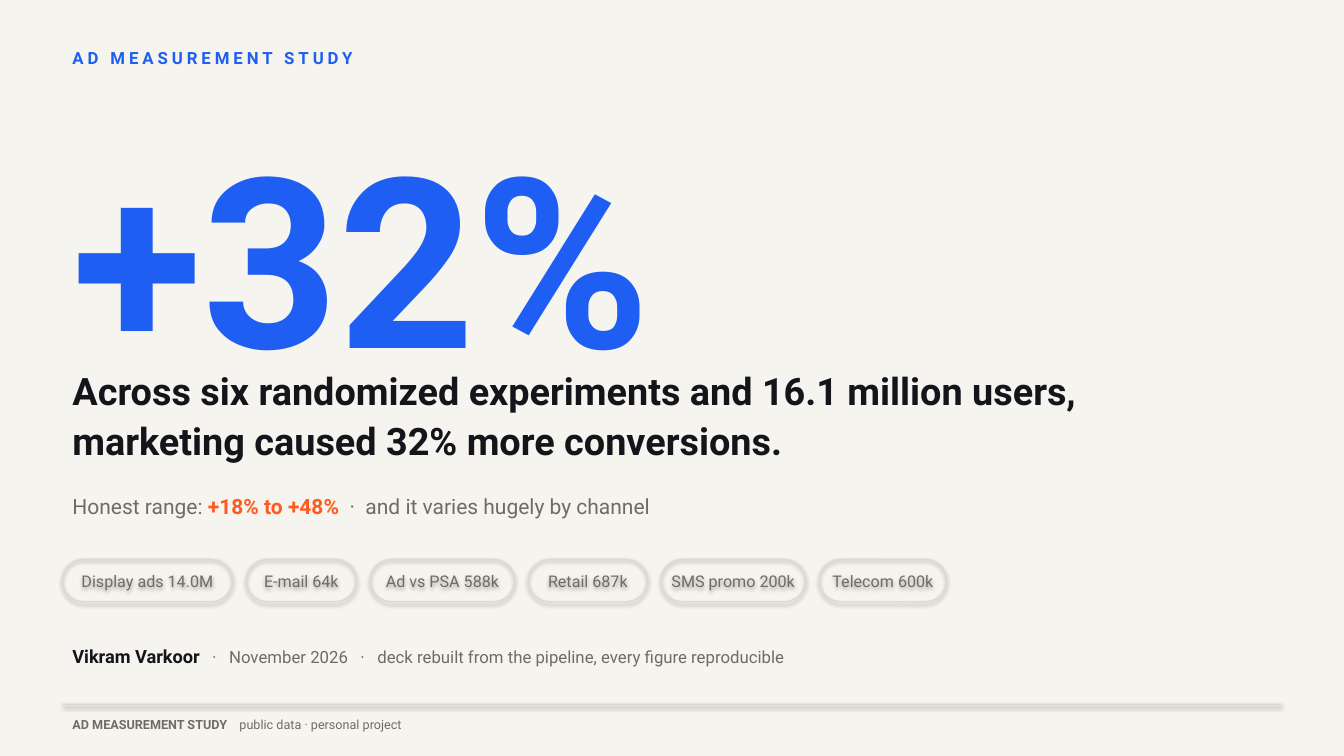
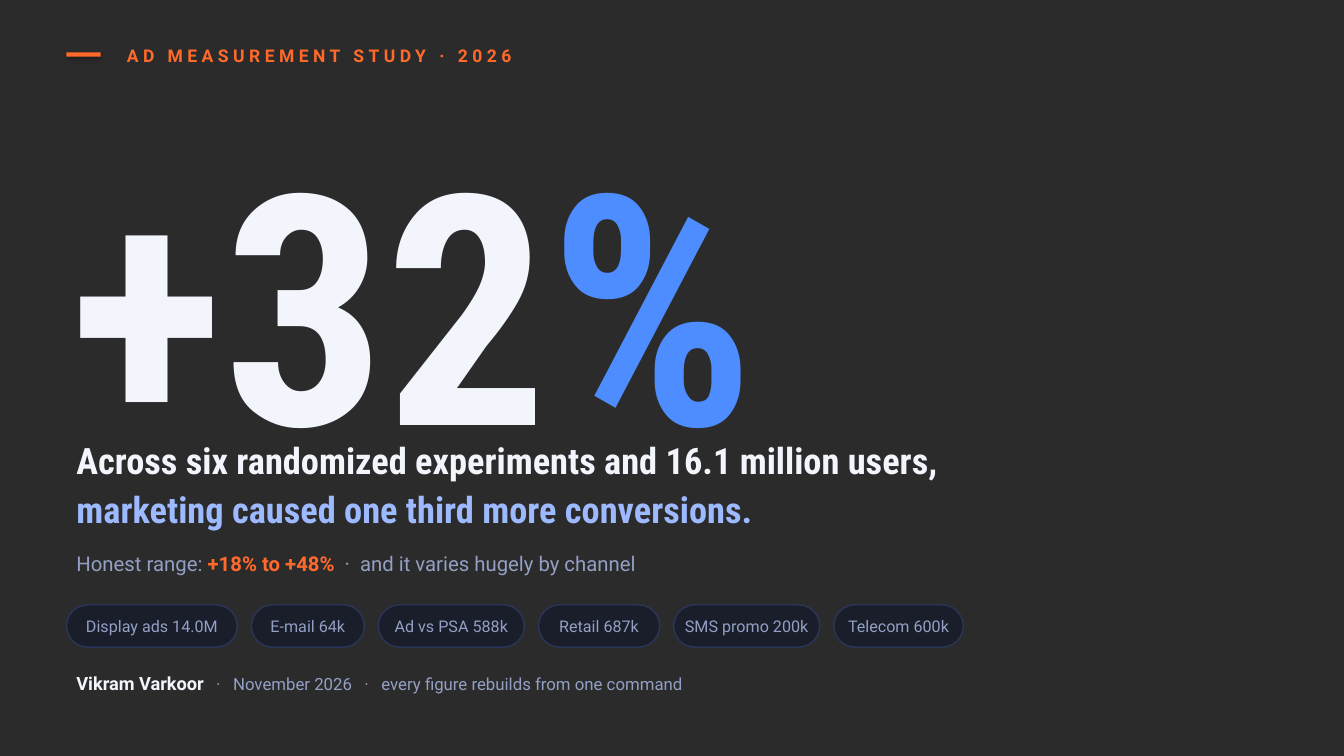
Before and after one commit to VikramVarkoor/Ad-Measurement-Study, a slide deck: slide 1 of deck/ad_measurement_deck.pptx. Drawn at 1344x756 pixels with LibreOffice and Linux fonts; fonts in the diff are those of the drawing; background and template pictures are left out; a plain dark background stands for a picture behind light text. Boxes give left, top, right and bottom in pixels: in the first picture for what was removed or moved away, otherwise in the second. Text is boxed around its words. In the diff, an @@ line names an element or a change of style, - is before the commit and + after.

```diff
--- a/deck/ad_measurement_deck.pptx
+++ b/deck/ad_measurement_deck.pptx
@@ background #F6F4EF to picture (left out) @@
@@ rectangle added at [67,52,101,56], fill #FF6A2B @@
@@ text at [127,49,512,62]: text changed; size 12 to 12.5 pt; text colour #1E5EF3 to #FF6A2B @@
-AD MEASUREMENT STUDY
+AD MEASUREMENT STUDY · 2026
@@ text "+32%": place and size @@
-text "+32%" at [72,176,650,403]
+text "+32%" at [70,192,754,499]
@@ text "+32%" at [70,192,754,499]: size 170 to 230 pt, font Roboto to Roboto Condensed; text colour #1E5EF3 to #F2F5FC, text colour #1E5EF3 to #4D8DFF in "+32%" @@
@@ text "Across six randomized experiments and ...": place and size @@
-text "Across six randomized experiments and ..." at [72,376,1076,463]
+text "Across six randomized experiments and ..." at [76,446,937,531]
@@ text at [76,446,937,482]: size 27 to 26 pt, font Roboto to Roboto Condensed, text colour #14141A to #F2F5FC in "Across six randomized experiments and 16.1 million ..."; line spacing 1.1 to 1.12 @@
@@ text at [76,495,752,531]: text changed; size 27 to 26 pt; font Roboto to Roboto Condensed; text colour #14141A to #9DB9FF @@
-marketing caused 32% more conversions.
+marketing caused one third more conversions.
@@ text "Honest range: +18% to +48% ...": place and size @@
-text "Honest range: +18% to +48% ..." at [72,498,649,519]
+text "Honest range: +18% to +48% ..." at [76,556,635,576]
@@ text "Honest range: +18% to +48% ..." at [76,556,635,576]: size 15 to 14.5 pt; text colour #6E6C66 to #93A0C4 in "Honest range: · and it varies hugely ..."; text colour #FF5A1F to #FF6A2B in "+18% to +48%" @@
@@ rounded rectangle "Display ads 14.0M": place and size @@
-rounded rectangle "Display ads 14.0M" at [63,560,233,602]
+rounded rectangle "Display ads 14.0M" at [67,605,237,647]
@@ rounded rectangle "E-mail 64k": place and size @@
-rounded rectangle "E-mail 64k" at [246,560,356,602]
+rounded rectangle "E-mail 64k" at [251,605,364,647]
@@ rounded rectangle "Ad vs PSA 588k": place and size @@
-rounded rectangle "Ad vs PSA 588k" at [370,560,514,602]
+rounded rectangle "Ad vs PSA 588k" at [378,605,524,647]
@@ rounded rectangle "Retail 687k": place and size @@
-rounded rectangle "Retail 687k" at [529,560,648,602]
+rounded rectangle "Retail 687k" at [538,605,659,647]
@@ rounded rectangle "SMS promo 200k": place and size @@
-rounded rectangle "SMS promo 200k" at [661,560,806,602]
+rounded rectangle "SMS promo 200k" at [674,605,820,647]
@@ text colour #6E6C66 to #93A0C4; fill none to #10172B at 62% opacity; outline #DDD9D0 1 pt to #2A3558 1 pt; shadow off in 6 elements at [67,605,237,647], [251,605,364,647], [378,605,524,647], [538,605,659,647], [674,605,820,647], [834,605,963,647] @@
@@ rounded rectangle "Telecom 600k": place and size @@
-rounded rectangle "Telecom 600k" at [820,560,947,602]
+rounded rectangle "Telecom 600k" at [834,605,963,647]
@@ text at [76,676,683,694]: text changed; text colour #6E6C66 to #93A0C4 @@
-Vikram Varkoor · November 2026 · deck rebuilt from the pipeline, every figure reproducible
+Vikram Varkoor · November 2026 · every figure rebuilds from one command
@@ rectangle removed at [63,704,1281,705] @@
@@ text removed at [72,719,402,732] @@
-AD MEASUREMENT STUDY public data · personal project
```
Also in this commit, not shown: 13 other slides changed, 28 other files.
